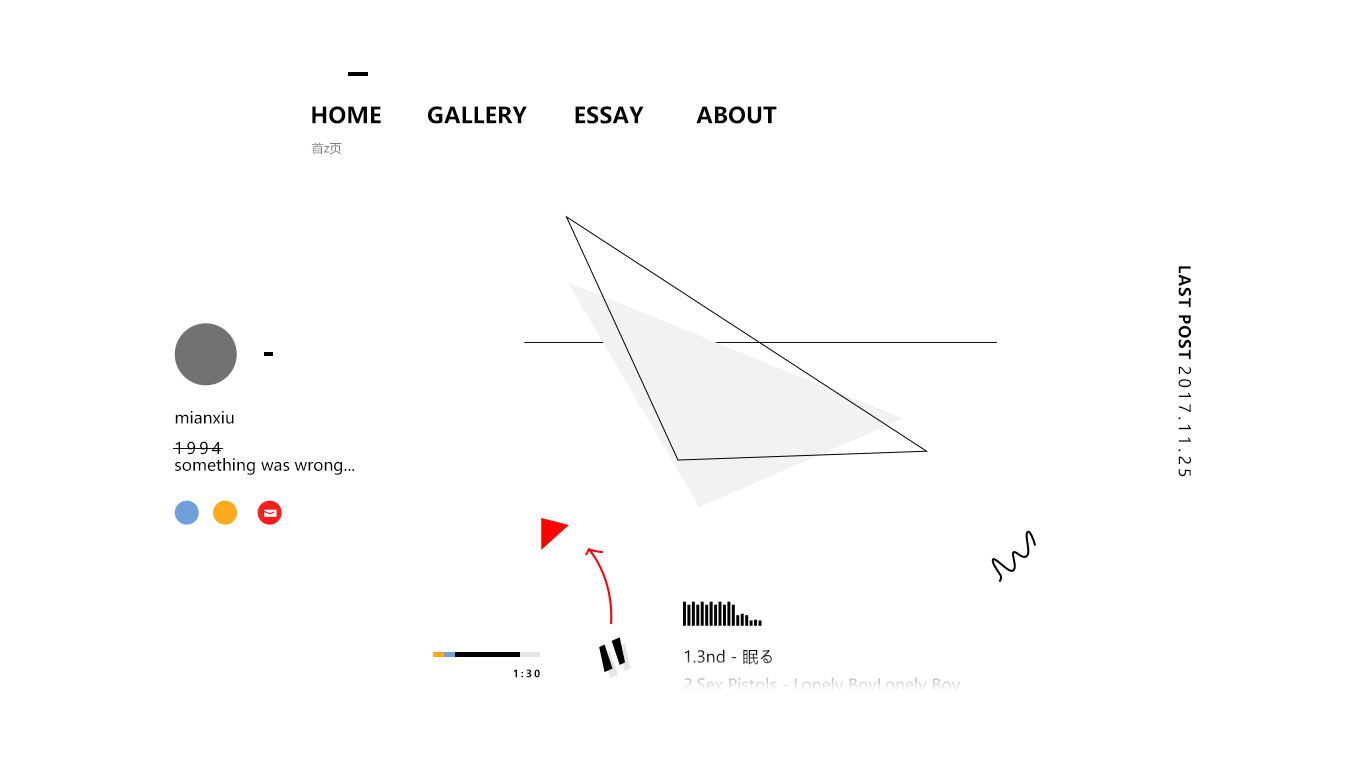
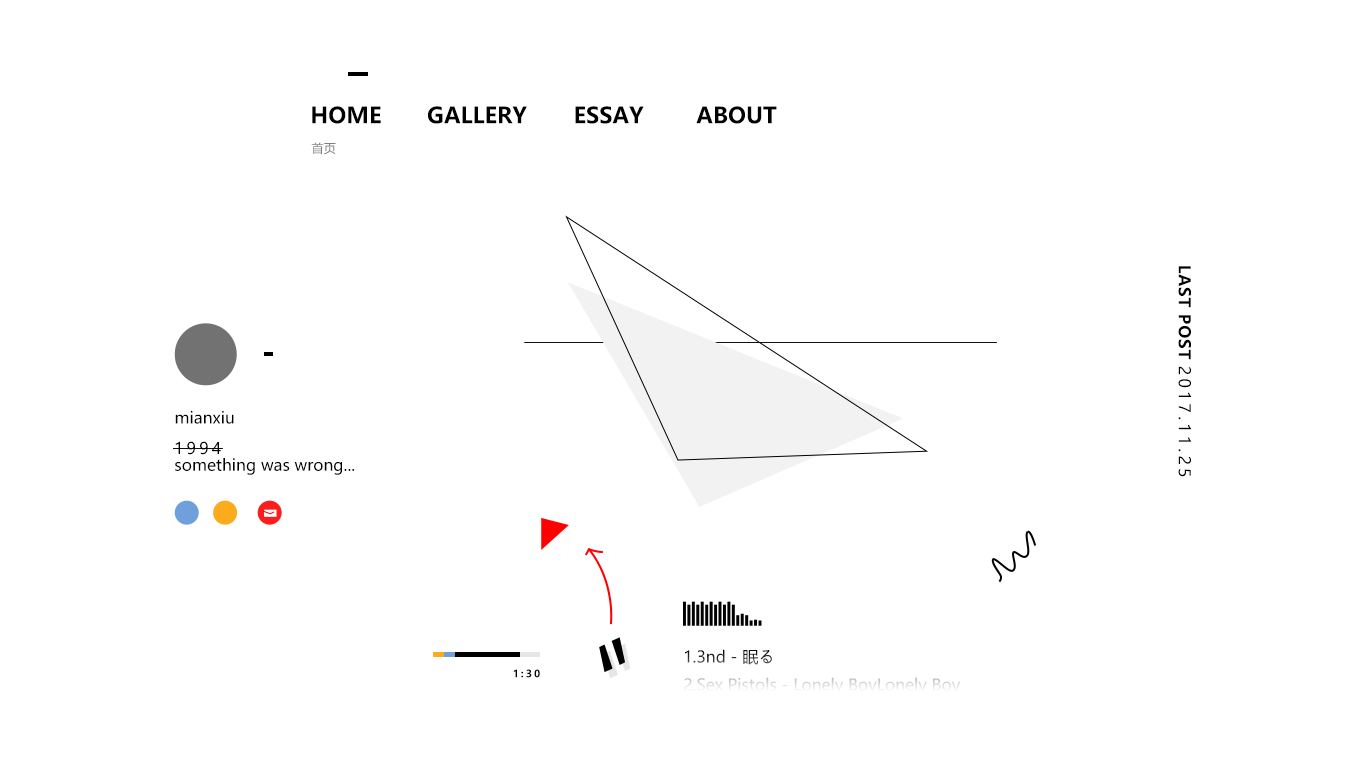
Before/after of a 1366 x 768 layered artwork. What changed in the layer stack:
renamed "首z页" to "首页", painted on it over bbox(324, 143, 342, 155)
